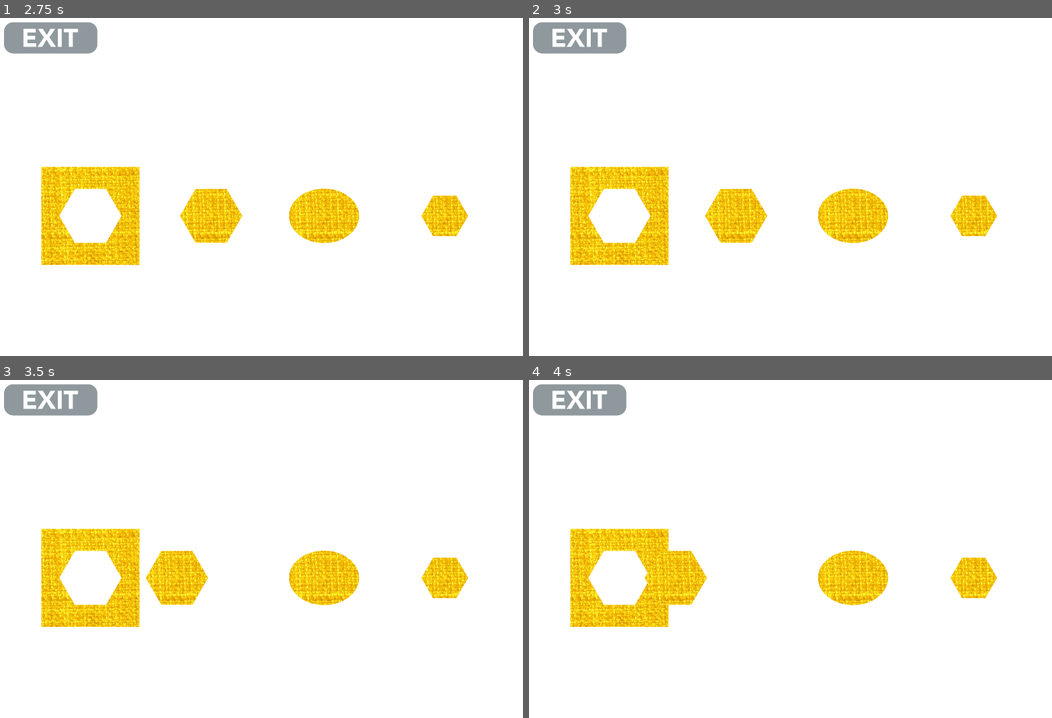
Above: before the commit, frames 1-4 (two rows, left to right).
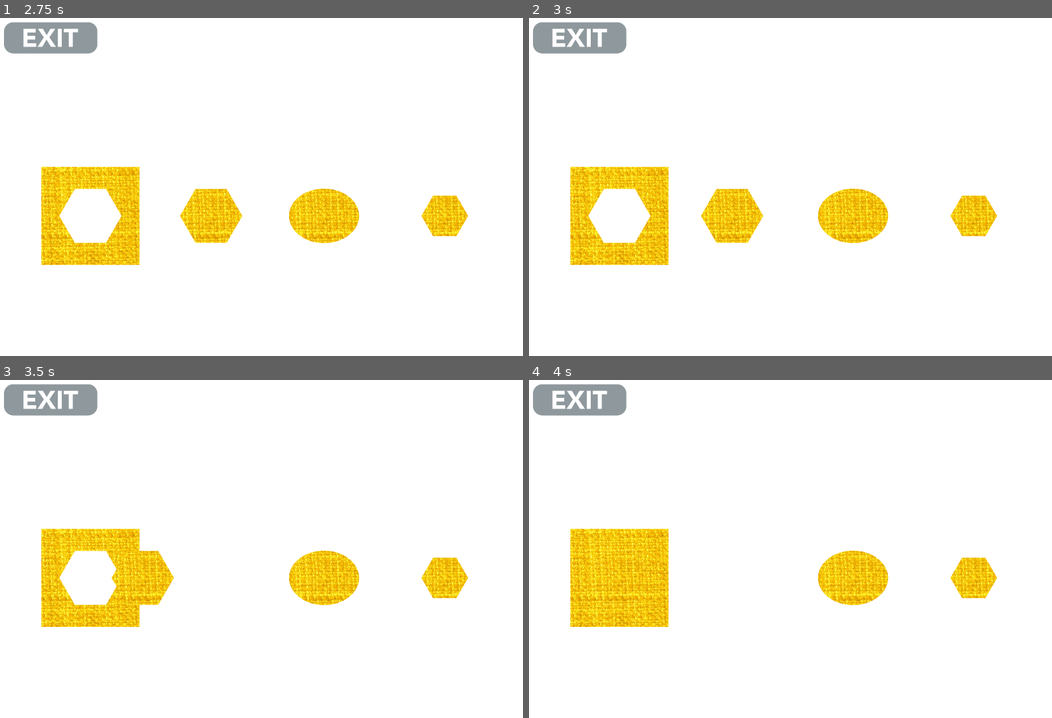
Above: after the commit, the same moments.

Repository: efor0004/spatial-fyp
Game: Godot game, scene res://Main Menu.tscn
Same seed, same stepped clock (60 frames per second), same inputs: the game is played once before the commit and once after it.
Inputs (mouse positions are in pixels of both pictures, inside the frame that each line leads up to):
- Up to frame 1 (2.75 s): click (261, 217) at 0.5 s; tap Enter at 1.25 s; move the mouse to (99, 132) at 1.27 s; click (99, 132) at 1.42 s; click "Begin as character 1" at 2 s
- Up to frame 2 (3 s): tap Space at 2.75 s; move the mouse to (738, 217) at 2.77 s; click (738, 217) at 2.92 s
- Up to frame 3 (3.5 s): no input
- Up to frame 4 (4 s): move the mouse to (853, 579) at 3.52 s; click (853, 579) at 3.67 s

Frame 1 is identical in both runs. In frame 2, 0.8% of the frame differs, in the area x 32-46%, y 50-67%; in frame 3, 2.0%; in frame 4, 2.6%, in the area x 11-35%, y 50-67%.

Commit message:
QUILT: Update animation

Diff:
--- a/quilt/app/Game.tscn
+++ b/quilt/app/Game.tscn
@@ -21,7 +21,7 @@
 tracks/0/imported = false
 tracks/0/enabled = true
 tracks/0/keys = {
-"times": PoolRealArray( 0, 2 ),
+"times": PoolRealArray( 0, 1 ),
 "transitions": PoolRealArray( 1, 1 ),
 "update": 0,
 "values": [ Vector2( 821, 768 ), Vector2( 356, 768 ) ]
@@ -45,7 +45,7 @@
 tracks/2/imported = false
 tracks/2/enabled = true
 tracks/2/keys = {
-"times": PoolRealArray( 0, 2 ),
+"times": PoolRealArray( 0, 1 ),
 "transitions": PoolRealArray( 1, 1 ),
 "update": 0,
 "values": [ Vector2( 821, 768 ), Vector2( 356, 768 ) ]
@@ -139,7 +139,7 @@
 tracks/0/imported = false
 tracks/0/enabled = true
 tracks/0/keys = {
-"times": PoolRealArray( 0, 3 ),
+"times": PoolRealArray( 0, 2 ),
 "transitions": PoolRealArray( 1, 1 ),
 "update": 0,
 "values": [ Vector2( 1256, 768 ), Vector2( 356, 768 ) ]
@@ -163,7 +163,7 @@
 tracks/2/imported = false
 tracks/2/enabled = true
 tracks/2/keys = {
-"times": PoolRealArray( 0, 3 ),
+"times": PoolRealArray( 0, 2 ),
 "transitions": PoolRealArray( 1, 1 ),
 "update": 0,
 "values": [ Vector2( 1256, 768 ), Vector2( 356, 768 ) ]
@@ -253,7 +253,7 @@
 tracks/0/imported = false
 tracks/0/enabled = true
 tracks/0/keys = {
-"times": PoolRealArray( 0, 4 ),
+"times": PoolRealArray( 0, 3 ),
 "transitions": PoolRealArray( 1, 1 ),
 "update": 0,
 "values": [ Vector2( 1721, 768 ), Vector2( 356, 768 ) ]
@@ -289,7 +289,7 @@
 tracks/3/imported = false
 tracks/3/enabled = true
 tracks/3/keys = {
-"times": PoolRealArray( 0, 4 ),
+"times": PoolRealArray( 0, 3 ),
 "transitions": PoolRealArray( 1, 1 ),
 "update": 0,
 "values": [ Vector2( 1721, 768 ), Vector2( 356, 768 ) ]
--- a/quilt/app/scripts/game/Option.gd
+++ b/quilt/app/scripts/game/Option.gd
@@ -58,11 +58,24 @@
 
 	var rotation_path = "%s:%s" % [path, animation_name]
 
-	var animation_duration = get_translation_duration(correct_animation)
+	var animation_start_time = get_transformation_animation_start_time()
+	var animation_end_time = animation_start_time + 1
 
 	correct_animation.track_set_path(new_track_num, rotation_path)
-	correct_animation.track_insert_key(new_track_num, 0, animation_start_value)
-	correct_animation.track_insert_key(new_track_num, animation_duration, animation_end_value)
+	correct_animation.track_insert_key(new_track_num, animation_start_time, animation_start_value)
+	correct_animation.track_insert_key(new_track_num, animation_end_time, animation_end_value)
+
+func get_transformation_animation_start_time():
+	var child_no = animation_player.get_index()
+
+	if (child_no == 1):
+		return 1
+	elif (child_no == 2):
+		return 2
+	elif (child_no == 3):
+		return 3
+	else:
+		return 0
 
 func reset_animations():
 	var correct_animation = get_correct_animation()
@@ -76,10 +89,6 @@
 func get_correct_animation():
 	var correct_animation = animation_player.get_animation("Correct")
 	return correct_animation
-
-func get_translation_duration(animation):
-	var duration = animation.track_get_key_time(0, 1)
-	return duration
 
 func is_correct_answer():
 	var option_index = get_option_index()
Not shown: 1 places in quilt/app/Game.tscn that only renumber resources
